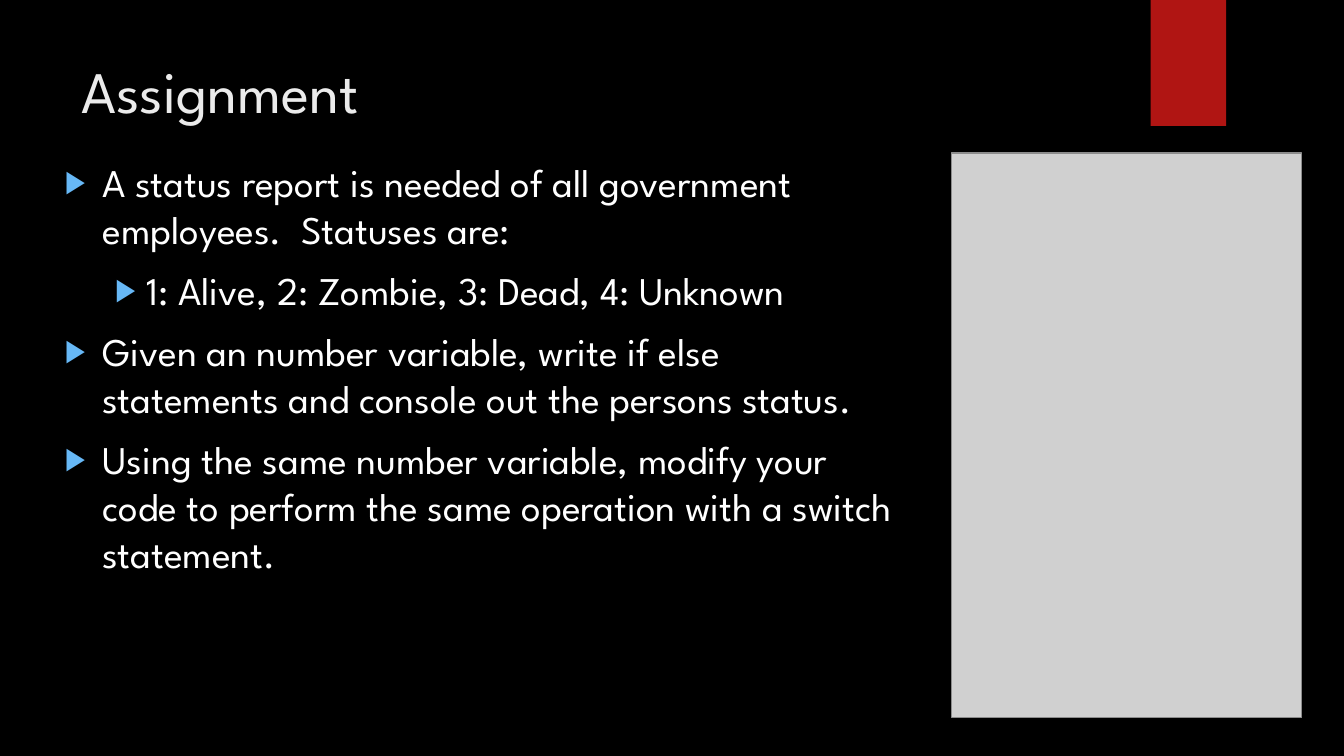
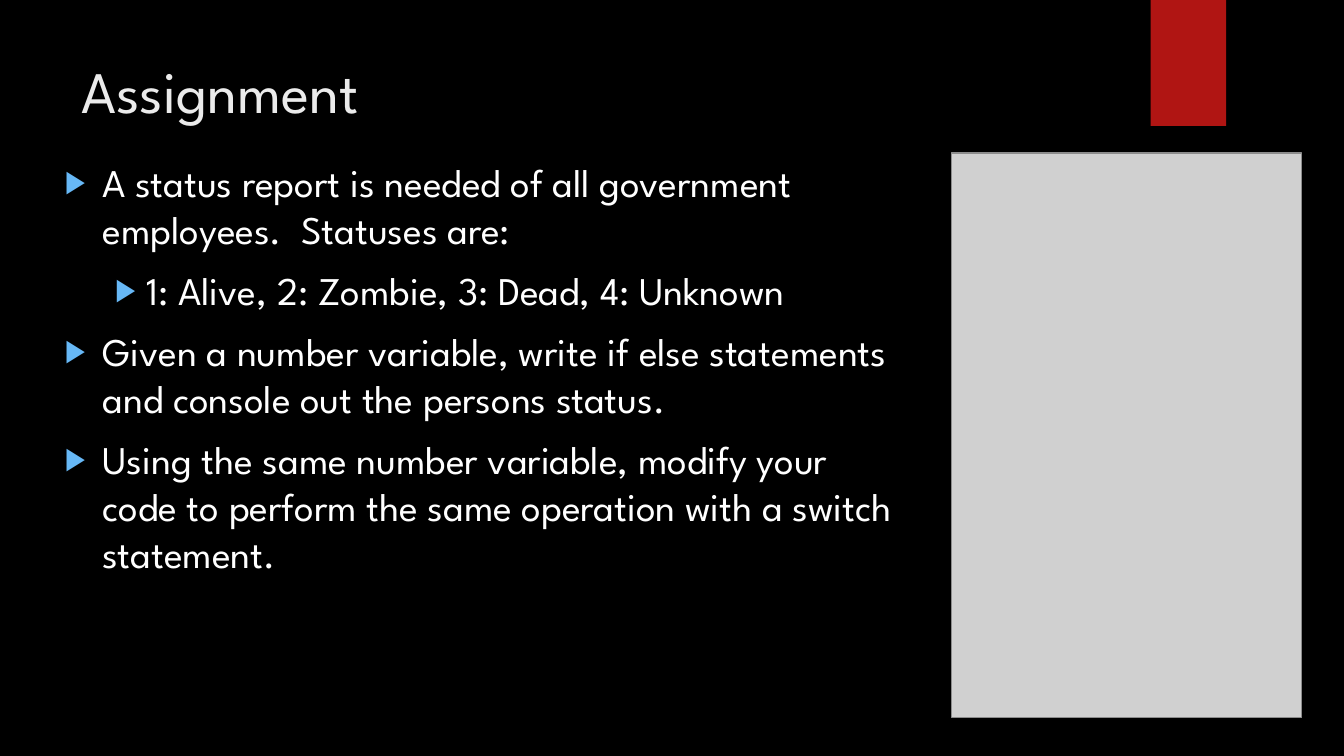
Before and after one commit to LogolsLLC/LogolsFebruary2018, a slide deck: slide 16 of Slides/06_JavaScriptTypescript_TrainingPlan.pptx. Drawn at 1344x756 pixels with LibreOffice and Linux fonts; fonts in the diff are those of the drawing; grey boxes stand for pictures; background and template pictures are left out. Boxes give left, top, right and bottom in pixels: in the first picture for what was removed or moved away, otherwise in the second. Text is boxed around its words. In the diff, an @@ line names an element or a change of style, - is before the commit and + after.

```diff
--- a/Slides/06_JavaScriptTypescript_TrainingPlan.pptx
+++ b/Slides/06_JavaScriptTypescript_TrainingPlan.pptx
@@ text at (x1=103, y1=338, x2=886, y2=421): text changed @@
-▶ Given an number variable, write if else statements and console out the persons status.
+▶ Given a number variable, write if else statements and console out the persons status.
```
Also in this commit, not shown: 1 other slide changed, 4 other files.
